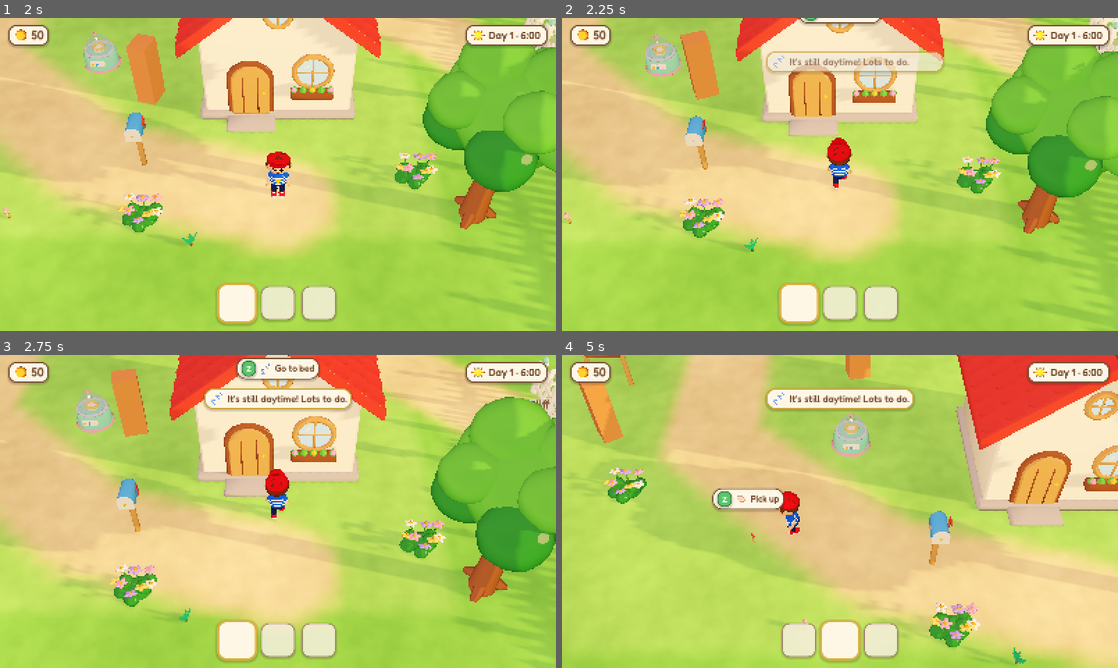
Above: before the commit, frames 1-4 (two rows, left to right).
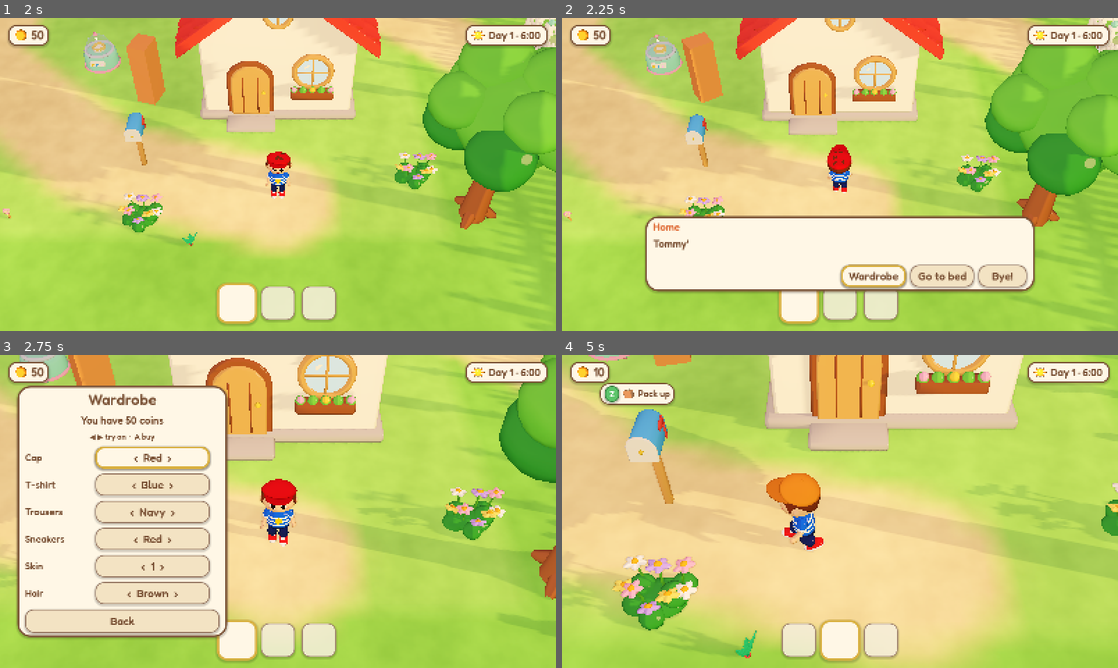
Above: after the commit, the same moments.

Repository: charliejgallo/TommysDinoZoo
Game: Godot game, scene res://scenes/title.tscn
Same seed, same stepped clock (60 frames per second), same inputs: the game is played once before the commit and once after it.
Inputs (mouse positions are in pixels of both pictures, inside the frame that each line leads up to):
- Up to frame 1 (2 s): click "Play" at 0.5 s; click "1 · New farm" at 1.25 s
- Up to frame 2 (2.25 s): tap Enter (ui_accept) at 2 s; move the mouse to (812, 237) at 2.02 s; hold Up (ui_up) from 2.03 s (still down); tap Z at 2.1 s; click (812, 237) at 2.17 s
- Up to frame 3 (2.75 s): keep holding Up (ui_up); tap Enter (ui_accept) at 2.27 s
- Up to frame 4 (5 s): move the mouse to (1006, 558) at 2.77 s; tap Space at 2.85 s; tap Enter (ui_accept) at 3.02, 4.52 s; move the mouse to (673, 464) at 3.52 s; release Up (ui_up) at 3.53 s; hold Left (ui_left) from 3.53 s (still down); tap Keypad Enter at 3.6 s; move the mouse to (867, 511) at 4.27 s; tap X at 4.35 s; click (867, 511) at 4.42 s

Frame 1 is identical in both runs. In frame 2, 22% of the frame differs, in the area x 0-100%, y 0-88%; in frame 3, 64%; in frame 4, 75%, in the area x 0-100%, y 0-100%.

Commit message:
Wardrobe with try-on, DOF follows camera distance
Co-Authored-By: Claude Opus 5.5 <noreply@anthropic.com>

Diff:
--- a/game/content/base/pack.json
+++ b/game/content/base/pack.json
@@ -87,5 +87,6 @@
     "canyon":    {"color": "#d9a66c", "price": 500},
     "cliff":     {"color": "#c9c3b8", "price": 700},
     "rexvalley": {"color": "#a8c46a", "price": 900}
-  }
+  },
+  "wardrobe": {"cap": [["red", "#d81e2c", 0], ["blue", "#2f6fe0", 20], ["green", "#3fae4a", 20], ["yellow", "#ffc93a", 20], ["pink", "#ff7fb0", 25], ["purple", "#8a5ae0", 25], ["black", "#2b2b38", 30], ["rainbow", "#ff9a3c", 40]], "shirt": [["blue", "#2a63d8", 0], ["red", "#e0453a", 20], ["green", "#3fae4a", 20], ["orange", "#ff9a3c", 20], ["pink", "#ff7fb0", 25], ["teal", "#2fb8b0", 25], ["yellow", "#ffd23a", 25]], "pants": [["navy", "#1f2f6b", 0], ["denim", "#4a78c0", 15], ["khaki", "#c8a76a", 15], ["red", "#c0392b", 20], ["green", "#2f7d4a", 20]], "shoes": [["red", "#e0283a", 0], ["blue", "#2f6fe0", 15], ["white", "#f4f4f4", 15], ["yellow", "#ffc93a", 15], ["green", "#3fae4a", 15]], "skin": [["s1", "#ffd9c2", 0], ["s2", "#f1c09a", 0], ["s3", "#d9a074", 0], ["s4", "#b97a4f", 0], ["s5", "#8a5636", 0], ["s6", "#5e3a24", 0]], "hair": [["brown", "#6b3e22", 0], ["black", "#2a2024", 0], ["blond", "#e8c06a", 0], ["red", "#c4572e", 0], ["light", "#b8865a", 0], ["grey", "#b9b9c0", 0]]}
 }
--- a/game/scripts/core/content.gd
+++ b/game/scripts/core/content.gd
@@ -11,6 +11,7 @@
 var plants := {}
 var props := {}
 var habitats := {}
+var wardrobe := {}   # role -> [[name, colour, price], ...]; index 0 is the default
 
 func _ready() -> void:
 	var dirs := []
@@ -45,6 +46,8 @@
 					dst[id].merge(entry, true)
 				else:
 					dst[id] = entry
+		for role in data.get("wardrobe", {}):
+			wardrobe[role] = wardrobe.get(role, []) + data.wardrobe[role]
 		lang_dirs.append(d.path_join("lang"))
 	lang_dirs.append("user://lang")
 	Lang.load_dirs(lang_dirs)
--- a/game/scripts/ui/menus.gd
+++ b/game/scripts/ui/menus.gd
@@ -639,3 +639,93 @@
 	info.add_child(h)
 	_button(vb, tr("menu.back"), back)
 	_focus_first(vb)
+
+# ---------------------------------------------------------------- wardrobe
+
+const WARDROBE_ROLES := ["cap", "shirt", "pants", "shoes", "skin", "hair"]
+
+## Left/right tries a colour on Tommy (the camera comes close); A buys it if
+## it isn't his yet. Leaving puts back whatever he didn't buy.
+func show_wardrobe(player: Node) -> void:
+	get_tree().paused = true
+	var world := get_tree().get_first_node_in_group("world")
+	world.cam_override = 0.42
+	player.face_towards(player.global_position + Vector3(0, 0, 5))
+	var vb := _page(tr("home.wardrobe"))
+	var panel: Control = vb.get_parent()
+	panel.set_anchors_and_offsets_preset(Control.PRESET_CENTER_LEFT)
+	panel.offset_left = 50
+	panel.grow_horizontal = Control.GROW_DIRECTION_END
+	var holder: Control = panel.get_parent()
+	holder.get_child(0).color = Color(0, 0, 0, 0)
+	var saved: Dictionary = Game.flags.get("outfit", {}).duplicate()
+	var coins := Label.new()
+	coins.text = tr("shop.coins") % Game.coins
+	coins.horizontal_alignment = HORIZONTAL_ALIGNMENT_CENTER
+	vb.add_child(coins)
+	var hint := Label.new()
+	hint.text = tr("wear.hint")
+	hint.add_theme_font_size_override("font_size", 22)
+	hint.horizontal_alignment = HORIZONTAL_ALIGNMENT_CENTER
+	vb.add_child(hint)
+	var owned := func(role: String, o: Array) -> bool:
+		return int(o[2]) == 0 or Game.flags.get("owned_%s_%s" % [role, o[0]], false)
+	for role in WARDROBE_ROLES:
+		var opts: Array = Content.wardrobe.get(role, [])
+		if opts.is_empty():
+			continue
+		var r: String = role
+		var hb := HBoxContainer.new()
+		hb.add_theme_constant_override("separation", 12)
+		var l := Label.new()
+		l.text = tr("wear." + r)
+		l.custom_minimum_size = Vector2(190, 0)
+		l.add_theme_font_size_override("font_size", 28)
+		hb.add_child(l)
+		var b := Button.new()
+		b.custom_minimum_size = Vector2(330, 58)
+		var st := {"i": int(saved.get(r, 0))}
+		var refresh := func():
+			var o: Array = opts[st.i]
+			var mine: bool = owned.call(r, o)
+			b.text = "‹  %s%s  ›" % [tr("color." + o[0]), "" if mine else "  · %d" % int(o[2])]
+			var of: Dictionary = Game.flags.get("outfit", {})
+			of[r] = st.i
+			Game.flags["outfit"] = of
+			player.apply_outfit()
+		refresh.call()
+		b.gui_input.connect(func(e: InputEvent):
+			if e.is_action_pressed("ui_left") or e.is_action_pressed("ui_right"):
+				st.i = (st.i + (1 if e.is_action_pressed("ui_right") else -1) + opts.size()) % opts.size()
+				refresh.call()
+				Sfx.play("ui_move")
+				b.accept_event())
+		b.pressed.connect(func():
+			var o: Array = opts[st.i]
+			if owned.call(r, o):
+				saved[r] = st.i
+				Sfx.play("ui")
+				return
+			if not Game.can_pay(int(o[2])):
+				Sfx.play("nope")
+				return
+			Game.add_coins(-int(o[2]))
+			Game.flags["owned_%s_%s" % [r, o[0]]] = true
+			saved[r] = st.i
+			Sfx.play("buy")
+			coins.text = tr("shop.coins") % Game.coins
+			refresh.call())
+		hb.add_child(b)
+		vb.add_child(hb)
+	_button(vb, tr("menu.back"), func():
+		# keep only what he owns
+		var of: Dictionary = Game.flags.get("outfit", {})
+		for rr in of.keys():
+			var o: Array = Content.wardrobe[rr][int(of[rr])]
+			if not owned.call(rr, o):
+				of[rr] = saved.get(rr, 0)
+		Game.flags["outfit"] = of
+		player.apply_outfit()
+		world.cam_override = 0.0
+		back())
+	_focus_first(vb)
--- a/game/scripts/world/player.gd
+++ b/game/scripts/world/player.gd
@@ -58,6 +58,33 @@
 	if head and ResourceLoader.exists(Content.model_path("cap_basic")):
 		head.add_child(cap_node)
 	_refresh_held()
+	apply_outfit()
+
+## Recolour Tommy by material role from Game.flags.outfit (role -> index
+## into the wardrobe table). Materials are duplicated so only he changes.
+func apply_outfit() -> void:
+	var outfit: Dictionary = Game.flags.get("outfit", {})
+	var table: Dictionary = Content.wardrobe
+	for mi in find_children("*", "MeshInstance3D", true, false):
+		if mi.mesh == null:
+			continue
+		for i in mi.mesh.get_surface_count():
+			var m = mi.get_active_material(i)
+			if not (m is ShaderMaterial):
+				continue
+			var role: String = m.resource_name
+			var shade := 1.0
+			if role == "cap_brim":
+				role = "cap"
+				shade = 0.85
+			if not table.has(role):
+				continue
+			var idx: int = int(outfit.get(role, 0))
+			var own: ShaderMaterial = m if m.has_meta("own") else m.duplicate()
+			own.set_meta("own", true)
+			own.set_shader_parameter("tint", Color(table[role][idx][1]) * Color(shade, shade, shade))
+			own.set_shader_parameter("tint_mix", 0.0 if idx == 0 else 1.0)
+			mi.set_surface_override_material(i, own)
 
 func held() -> String:
 	return slots[active]
--- a/game/scripts/world/prop.gd
+++ b/game/scripts/world/prop.gd
@@ -192,7 +192,7 @@
 	if def.has("missions"):
 		return {"verb": "missions", "icon": "missions", "priority": 2}
 	if def.has("home"):
-		return {"verb": "sleep", "icon": "sleep", "priority": 1}
+		return {"verb": "home", "icon": "sleep", "priority": 1}
 	if def.has("shop"):
 		return {"verb": "shop", "icon": "shop", "priority": 2}
 	return _pack_info(p)
@@ -247,8 +247,11 @@
 				world().spawn_item(def.shake, global_position + off)
 		"missions":
 			world().open_missions(p)
-		"sleep":
-			world().ask_sleep(p)
+		"home":
+			world().menus.show_dialog(tr("npc.home"), [tr("home.hello")], [
+				[tr("home.wardrobe"), func(): world().menus.show_wardrobe(p)],
+				[tr("verb.sleep"), func(): world().ask_sleep(p)],
+			], func(): pass)
 		"shop":
 			world().open_shop(p)
 		"pack":
--- a/game/scripts/world/world.gd
+++ b/game/scripts/world/world.gd
@@ -55,6 +55,7 @@
 		zones[zid] = {"rect": Rect2(r[0], r[1], r[2] - r[0], r[3] - r[1]),
 			"gate": Vector2(z.gate[0], z.gate[1]), "open": z.get("open", false)}
 	var st := Stage.make_env(self)
+	_cam_attr = st.world_env.camera_attributes
 	env = st.env
 	sun = st.sun
 	sky_mat = env.sky.sky_material
@@ -85,6 +86,7 @@
 	hud.set_script(hud_scene)
 	add_child(hud)
 	hud.bind(p)
+	get_tree().process_frame.connect(_paused_frame)
 	Game.world_save = save_state
 	Game.world_load = load_state
 	Game.day_ended.connect(_on_day_ended)
@@ -531,6 +533,11 @@
 		_music_mode = want
 		Music.play(want, 3.0)
 
+func _paused_frame() -> void:
+	# menus pause the world but the camera may still glide (wardrobe)
+	if get_tree().paused and is_inside_tree():
+		_update_camera(get_process_delta_time() if get_process_delta_time() > 0 else 1.0 / 60.0)
+
 func _process(dt: float) -> void:
 	_check_menu()
 	_update_music()
@@ -607,8 +614,12 @@
 		p.set_fade(move_toward(p.fade, 0.7 if behind else 0.0, dt * 3.0))
 
 var cam_zoom := 1.0
+var _cam_attr: CameraAttributesPractical
+var cam_override := 0.0   # > 0: menus bring the camera close (wardrobe)
 
 func _zoom_setting() -> float:
+	if cam_override > 0.0:
+		return cam_override
 	if Dev.arg("zoom") != "":
 		return float(Dev.arg("zoom"))
 	return Game.CAMERA_ZOOMS[clampi(int(Game.settings.camera), 0, Game.CAMERA_ZOOMS.size() - 1)]
@@ -631,6 +642,13 @@
 func _update_camera(dt: float) -> void:
 	cam_zoom = move_toward(cam_zoom, _zoom_setting(), dt * 1.5)
 	var want := _cam_target() + Stage.cam_offset() * cam_zoom
+	if _cam_attr:
+		# keep the miniature blur around Tommy whatever the distance
+		var dist := Stage.CAM_DIST * cam_zoom
+		_cam_attr.dof_blur_near_distance = dist * 0.62
+		_cam_attr.dof_blur_near_transition = dist * 0.22
+		_cam_attr.dof_blur_far_distance = dist * 1.45
+		_cam_attr.dof_blur_far_transition = dist * 0.7
 	cam.global_position = cam.global_position.lerp(want, 1.0 - exp(-4.0 * dt))
 
 func _update_daylight() -> void:
Binary file changed: game/assets/models/ankylo_adult.glb
Binary file added: game/assets/models/carno_adult.glb
Not shown, added: game/assets/models/carno_adult.glb.import
Binary file added: game/assets/models/compy_adult.glb
Not shown, added: game/assets/models/compy_adult.glb.import
Binary file added: game/assets/models/dilo_adult.glb
Not shown, added: game/assets/models/dilo_adult.glb.import
Binary file changed: game/assets/models/pachy_adult.glb
Binary file changed: game/assets/models/proto_adult.glb
Binary file added: game/assets/models/spino_adult.glb
Not shown, added: game/assets/models/spino_adult.glb.import
Binary file changed: game/assets/models/stego_adult.glb
(and 6 more such lines)
